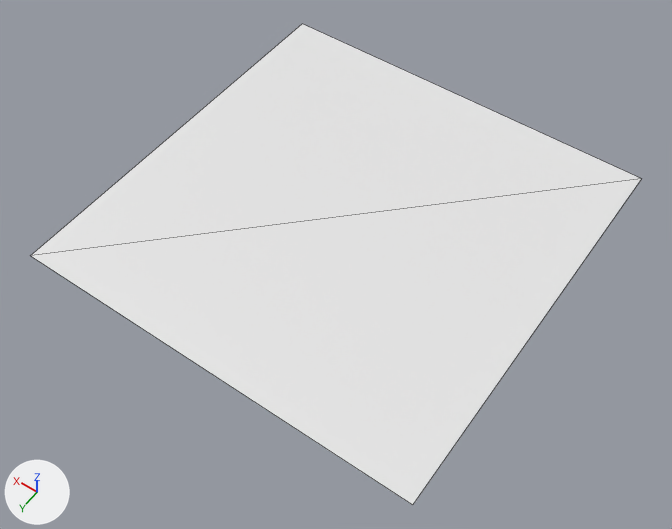
Two versions of the glTF model Assets/Ground.gltf, one commit apart.
Rendered twice from a 50 mm lens placed at (-79.4, 115.3, 161.0), pointed at (-4.0, 9.7, -4.9). Arrows for +X, +Y and +Z are at lower left; the lights stay in place. Mesh edges are drawn as thin lines.

The older version as bpy lines, for what is in view:
```python
me_ground = bpy.data.meshes.new('Ground')
me_ground.from_pydata([(-50.0, -50.0, 0.0), (50.0, 50.0, 0.0), (-50.0, 50.0, 0.0), (50.0, -50.0, 0.0)], [], [(0, 1, 2), (0, 3, 1)])
ob_ground = bpy.data.objects.new('Ground', me_ground)
ob_ground.location = (0.0, 0.0, 0.0)
```
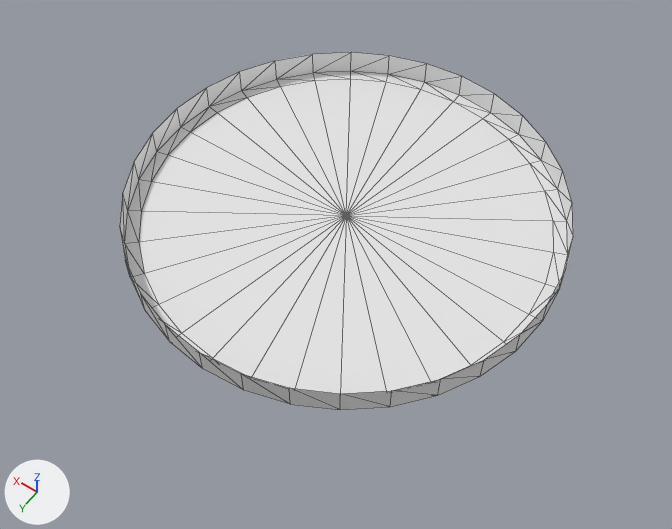
The change in detail:
me_ground is used by ob_ground; location (0.0, 0.0, 0.0).
me_ground had 4 vertices, 2 faces and spanned x -50.0..50.0, y -50.0..50.0, z 0.0.
me_ground now has 97 vertices, 160 faces and spans x -50.1..50.1, y -50.1..50.1, z 0.0..6.2.
me_ground part 1: the whole mesh is rebuilt.

Where the change shows, as pixel boxes [x1, y1, x2, y2] in the pictures (672 x 529 px):
'Ground', reshaped (26% narrower, 26% shorter): before [31, 24, 641, 505]; after [120, 52, 573, 410]
